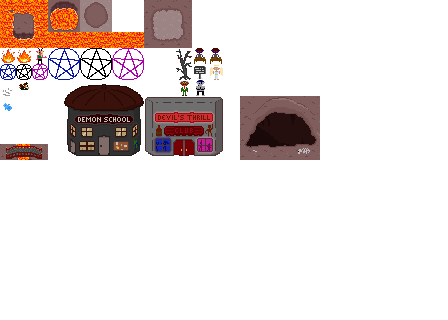
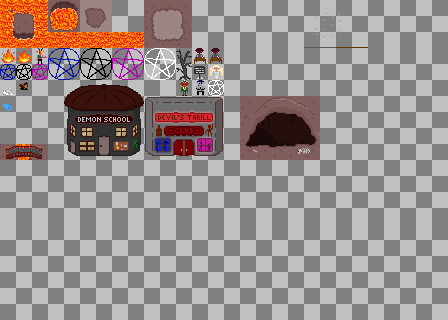
Layers edited between the first and the second 448x320 image:
painted on "Lava" (1st of 2) over bbox(0, 0, 448, 320)
painted on "Lava" (2nd of 2) over bbox(0, 0, 384, 256)
showed "Arrière-plan", painted on it over bbox(0, 0, 448, 320)
